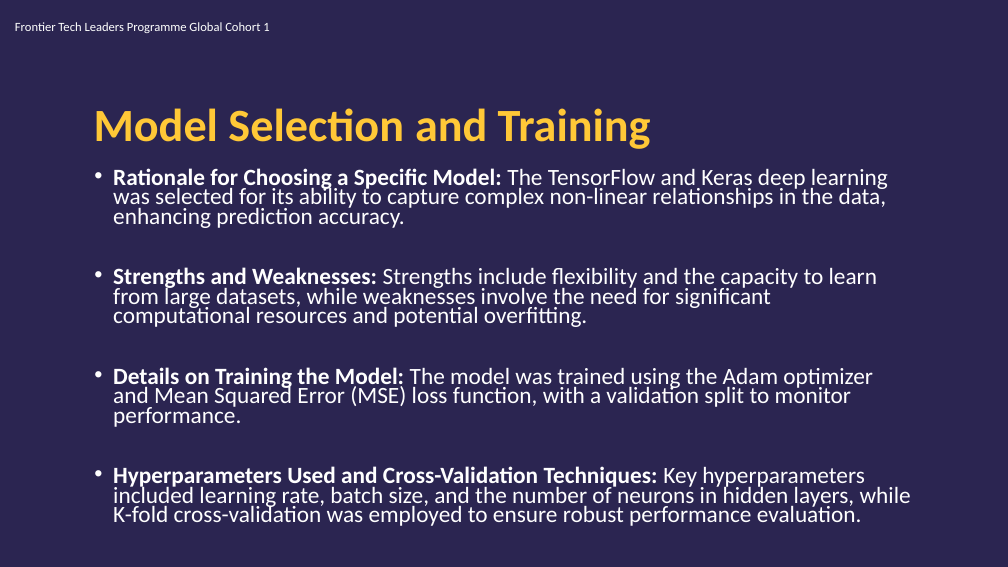
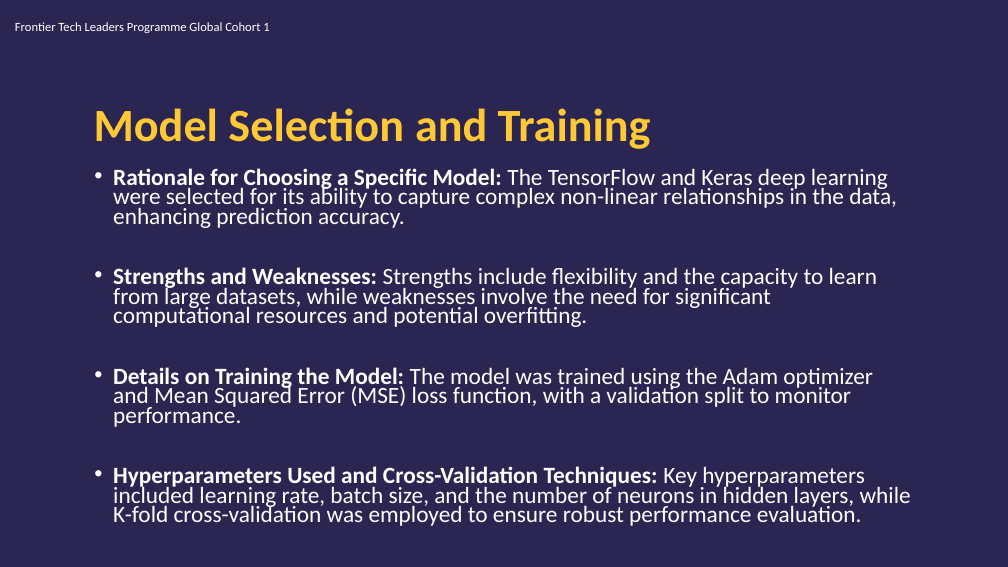
Before and after one commit to edasaruhan/FTL_Cohort3_Group5, a slide deck: slide 11 of Nishant_Subedi_Draft_Presentation.pptx. Drawn at 1008x567 pixels with LibreOffice and Linux fonts; fonts in the diff are those of the drawing; background and template pictures are left out. Boxes give left, top, right and bottom in pixels: in the first picture for what was removed or moved away, otherwise in the second. Text is boxed around its words. In the diff, an @@ line names an element or a change of style, - is before the commit and + after.

```diff
--- a/Nishant_Subedi_Draft_Presentation.pptx
+++ b/Nishant_Subedi_Draft_Presentation.pptx
@@ text at [113, 168, 897, 228]: text changed @@
-• Rationale for Choosing a Specific Model: The TensorFlow and Keras deep learning was selected for its ability to capture complex non-linear relationships in the data, enhancing prediction accuracy.
+• Rationale for Choosing a Specific Model: The TensorFlow and Keras deep learning were selected for its ability to capture complex non-linear relationships in the data, enhancing prediction accuracy.
```
Also in this commit, not shown: 2 other slides changed.
